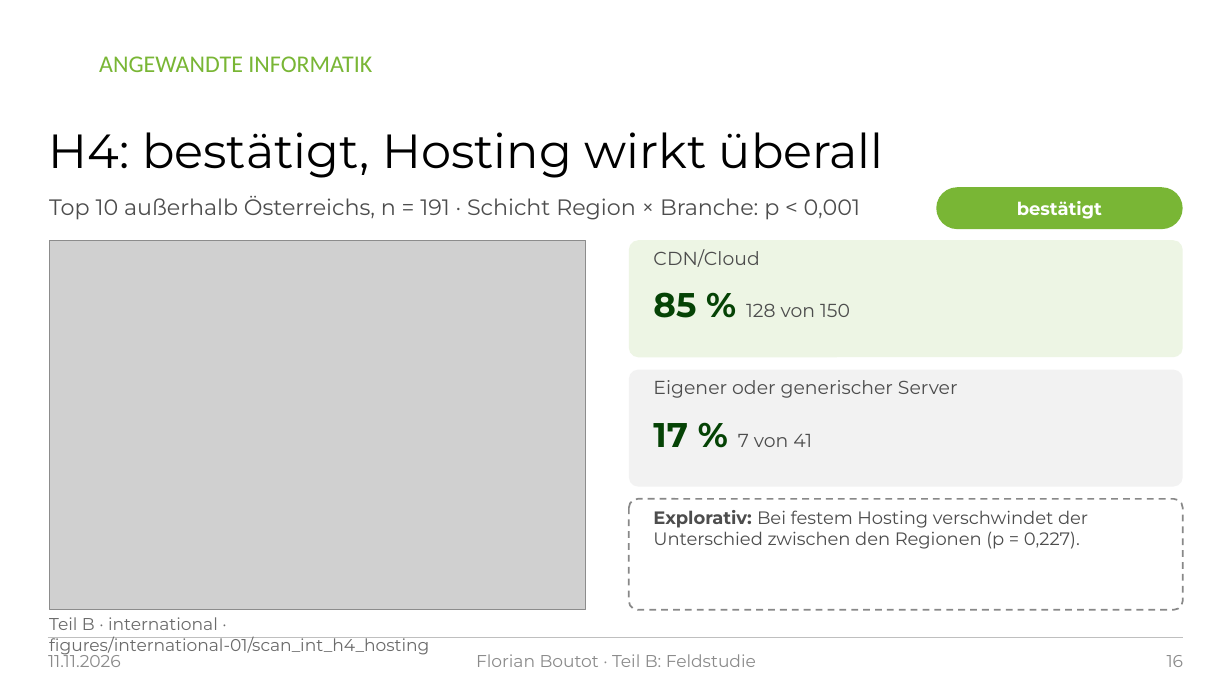
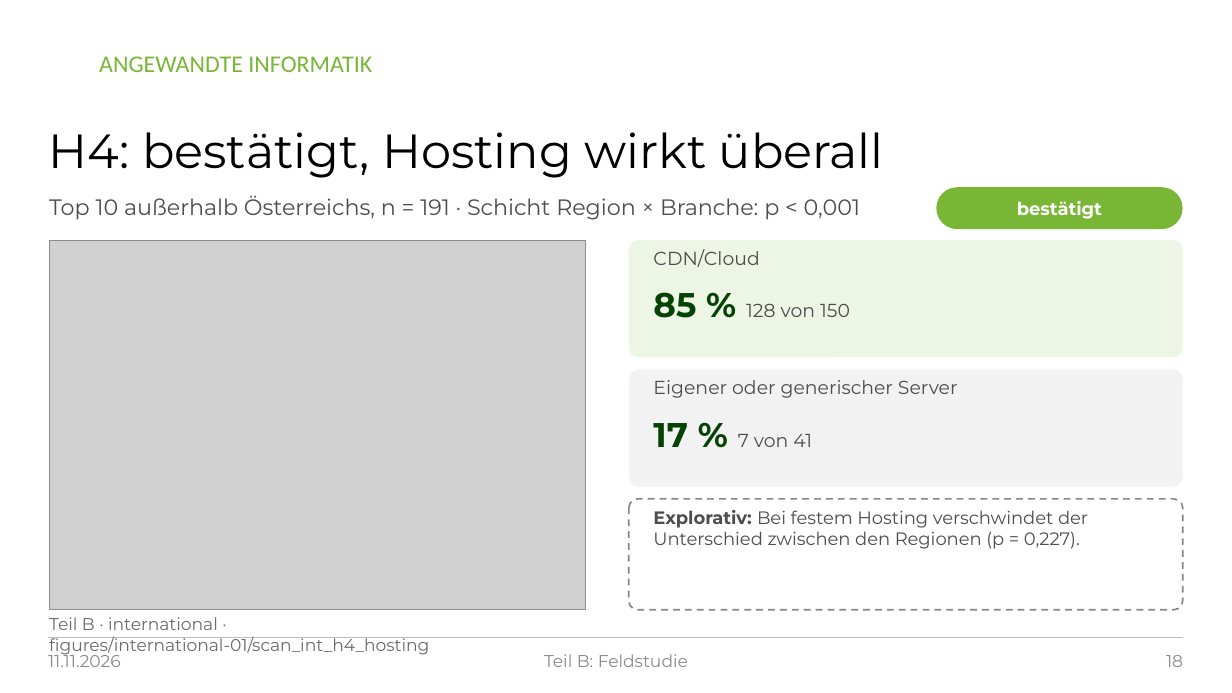
Before and after one commit to raphi98/singer-postquantum-experiment, a slide deck: slide 18 of praesentation/PQ-TLS_Praesentation_2026-11-11.pptx (slide 16 before the commit). Drawn at 1232x693 pixels with LibreOffice and Linux fonts; fonts in the diff are those of the drawing; grey boxes stand for pictures; background and template pictures are left out. Boxes give left, top, right and bottom in pixels: in the first picture for what was removed or moved away, otherwise in the second. Text is boxed around its words. In the diff, an @@ line names an element or a change of style, - is before the commit and + after.

Commit message:
updated presentation

```diff
--- a/praesentation/PQ-TLS_Praesentation_2026-11-11.pptx
+++ b/praesentation/PQ-TLS_Praesentation_2026-11-11.pptx
@@ text at (544,654,688,667): text changed @@
-Florian Boutot · Teil B: Feldstudie
+Teil B: Feldstudie
@@ page number at (1166,655,1183,667): text changed @@
-16
+18
```
Also in this commit, not shown: 18 other slides changed, 2 slides added, 1 other file.
